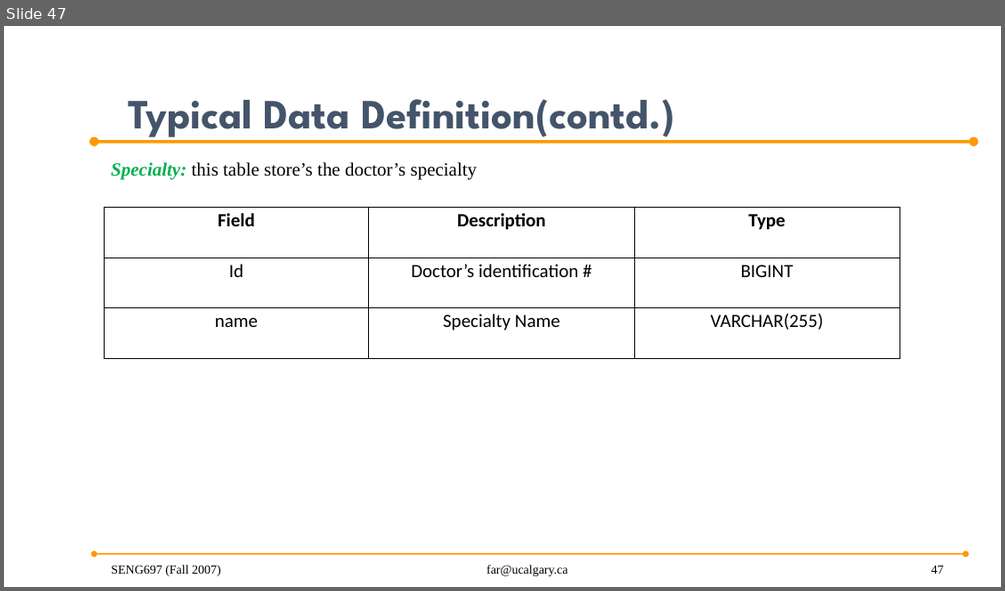
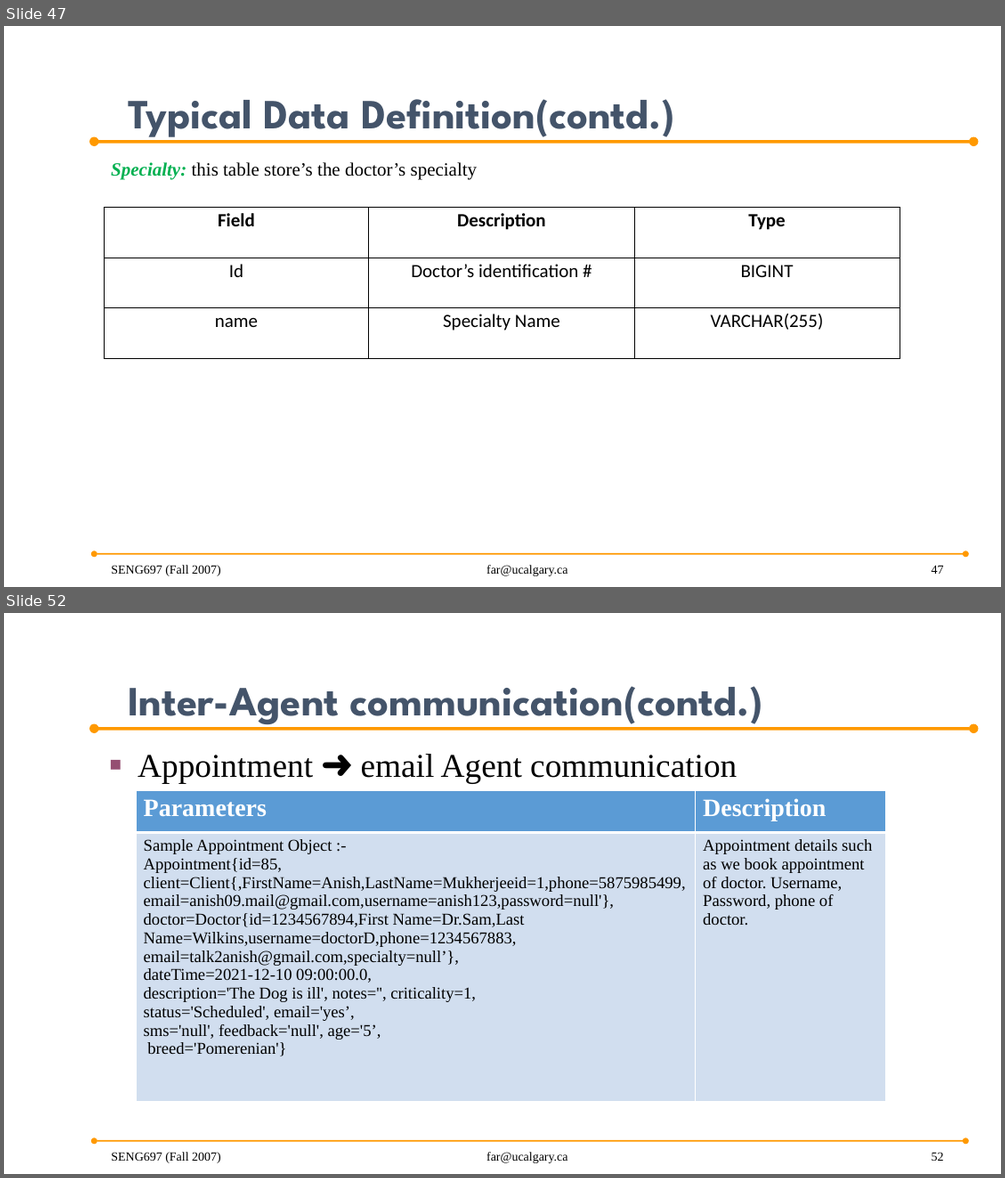
Before and after one commit to anish30145784/SENG696_GroupD, a slide deck: GroupD_ProjectPresentation .pptx. Shown one above the other, each under a label of ours: slide 47 before the commit, slides 47 and 52 after it; the slides between them are not shown. The pictures are 1005x591 and 1005x1178 pixels, drawn with LibreOffice and Linux fonts; fonts in the diff are those of the drawing; background and template pictures are left out. Boxes give left, top, right and bottom in pixels: in the first picture for what was removed or moved away, otherwise in the second. Text is boxed around its words. In the diff, an @@ line names an element or a change of style, - is before the commit and + after.

Commit message:
made some layout changes and added description for the inter agent communication

```diff
--- a/GroupD_ProjectPresentation .pptx
+++ b/GroupD_ProjectPresentation .pptx
@@ slide 52 added at (4,613,1001,1174), background picture (left out); not listed: 2 template elements that a slide beside it also shows @@
@@ title added at (128,686,763,728), 40 pt, text #44546A, bold @@
+Inter-Agent communication(contd.)
@@ text added at (138,754,736,784), 32 pt, text #000000 @@
+■ Appointment ➜ email Agent communication
@@ table added at (137,791,886,1102), 2 rows, 2 columns @@
+Parameters | Description
+Sample Appointment Object :- / Appointment{id=85, client=Client{,FirstName=Anish,LastName=Mukherjeeid=1,phone=5875985499,email=anish09.mail@gmail.com,username=anish123,password=null'}, doctor=Doctor{id=1234567894,First Name=Dr.Sam,Last Name=Wilkins,username=doctorD,phone=1234567883, / email=talk2anish@gmail.com,specialty=null’}, / dateTime=2021-12-10 09:00:00.0, / description='The Dog is ill', notes='', criticality=1, / status='Scheduled', email='yes’, / sms='null', feedback='null', age='5’, / breed='Pomerenian'} | Appointment details such as we book appointment of doctor. Username, Password, phone of doctor.
@@ text added at (111,1151,221,1163), 12 pt, text #000000 @@
+SENG697 (Fall 2007)
@@ text added at (486,1151,567,1163), 12 pt, text #000000 @@
+far@ucalgary.ca
@@ page number added at (931,1151,944,1160), 12 pt, text #000000 @@
+52
```
Also in this commit, not shown: 10 slides changed, 2 other slides added, 7 other files.
